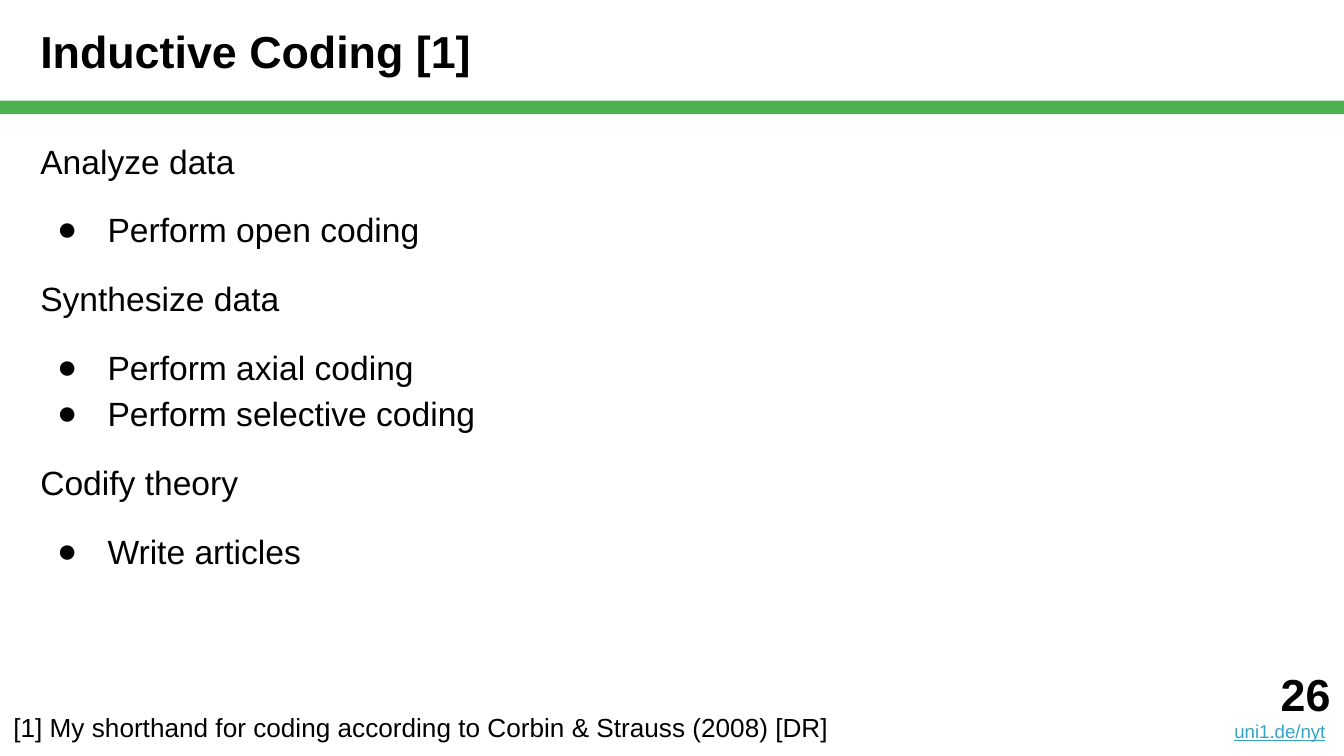
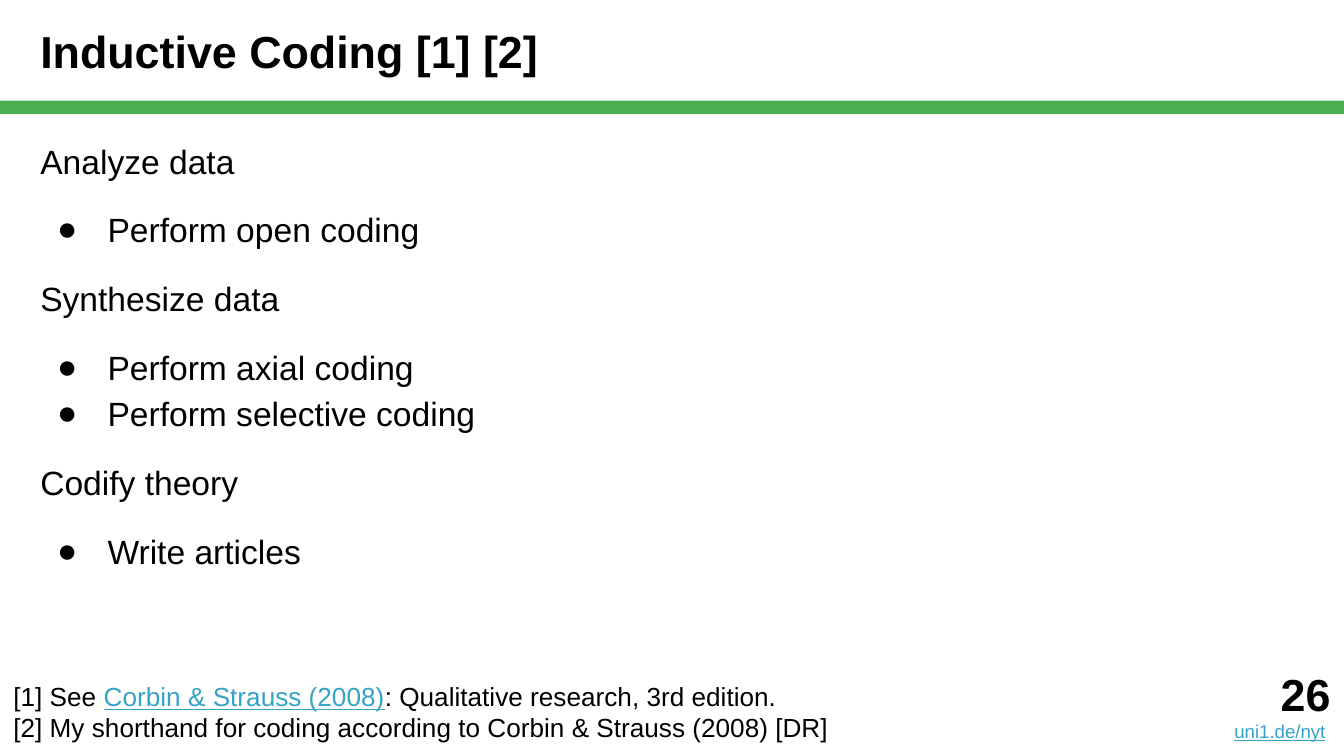
Before and after one commit to dirkriehle/nyt-course, a slide deck: slide 26 of Lecture slides/NYT B03 - Qualitative Data Analysis.pptx. Drawn at 1344x756 pixels with LibreOffice and Linux fonts; fonts in the diff are those of the drawing. Boxes give left, top, right and bottom in pixels: in the first picture for what was removed or moved away, otherwise in the second. Text is boxed around its words. In the diff, an @@ line names an element or a change of style, - is before the commit and + after.

```diff
--- a/Lecture slides/NYT B03 - Qualitative Data Analysis.pptx
+++ b/Lecture slides/NYT B03 - Qualitative Data Analysis.pptx
@@ title at [40, 35, 538, 77]: text changed @@
-Inductive Coding [1]
+Inductive Coding [1] [2]
@@ text at [13, 687, 827, 743]: text changed @@
-[1] My shorthand for coding according to Corbin & Strauss (2008) [DR]
+[1] See Corbin & Strauss (2008): Qualitative research, 3rd edition.
+[2] My shorthand for coding according to Corbin & Strauss (2008) [DR]
```
Also in this commit, not shown: 10 other slides changed, 1 other file.
